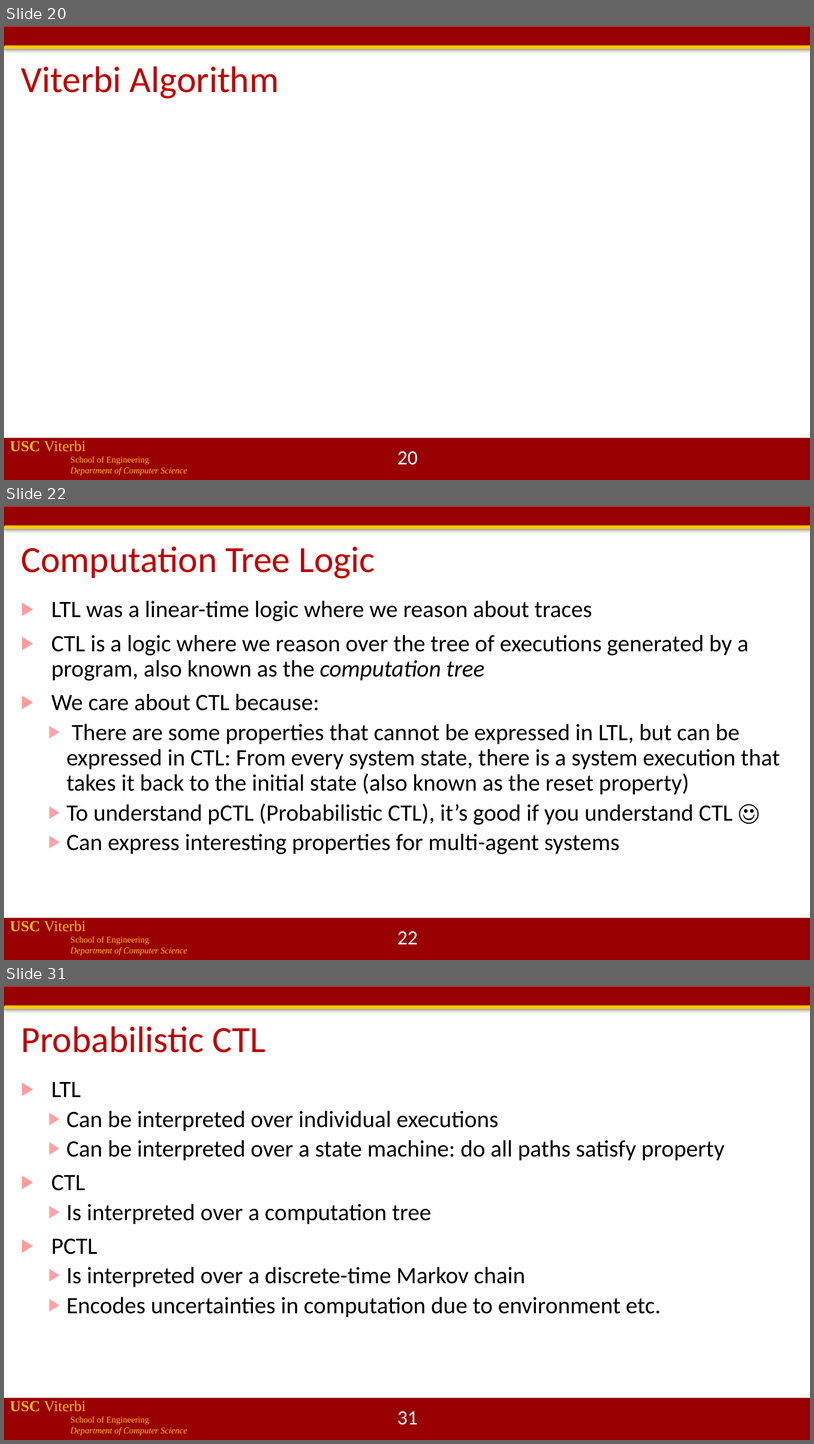
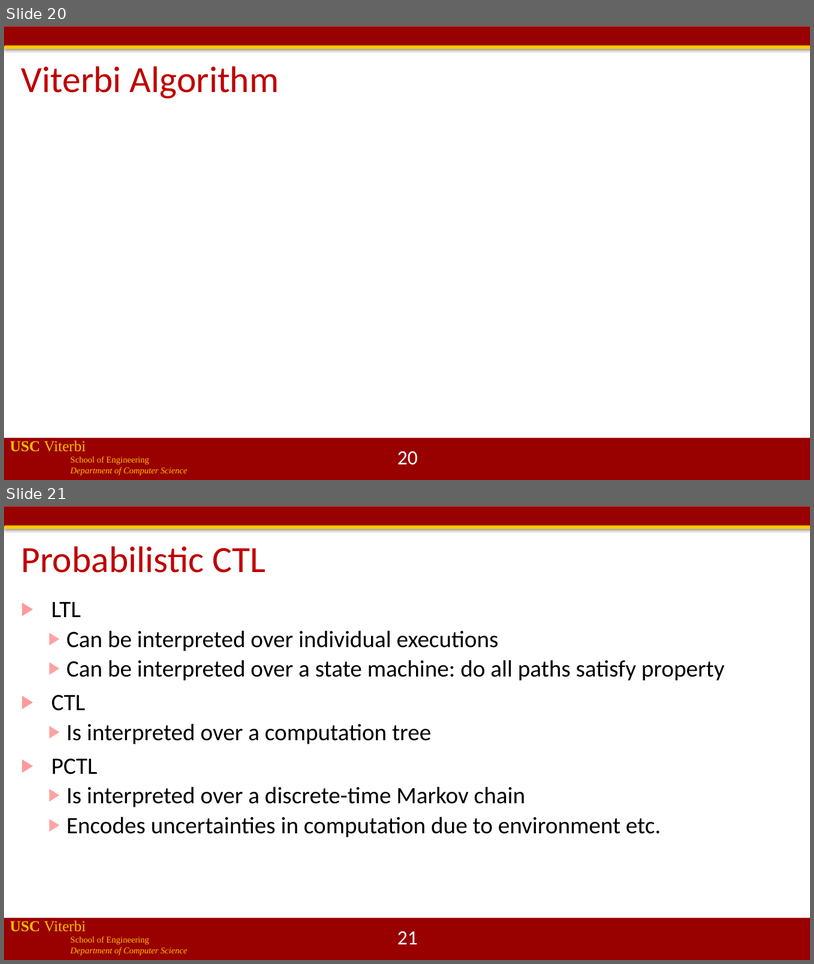
Before and after one commit to jdeshmukh/jdeshmukh.github.io, a slide deck: teaching/cs513slides/lecture9-Probabilistic-Models.pptx. Shown one above the other, each under a label of ours: slides 20, 22 and 31 before the commit, slides 20 and 21 after it; the slides between them are not shown. The pictures are 814x1444 and 814x964 pixels, drawn with LibreOffice and Linux fonts; fonts in the diff are those of the drawing; grey boxes stand for pictures; background and template pictures are left out. Boxes give left, top, right and bottom in pixels: in the first picture for what was removed or moved away, otherwise in the second. Text is boxed around its words. In the diff, an @@ line names an element or a change of style, - is before the commit and + after.

```diff
--- a/teaching/cs513slides/lecture9-Probabilistic-Models.pptx
+++ b/teaching/cs513slides/lecture9-Probabilistic-Models.pptx
@@ slide 22 removed at (4,506,810,960), background #FFFFFF; not listed: 4 template elements that a slide beside it also shows @@
@@ title removed at (21,546,375,579) @@
-Computation Tree Logic
@@ text removed at (51,600,780,854) @@
-▶ LTL was a linear-time logic where we reason about traces
-▶ CTL is a logic where we reason over the tree of executions generated by a program, also known as the computation tree
-▶ We care about CTL because:
-  ▶ There are some properties that cannot be expressed in LTL, but can be expressed in CTL: From every system state, there is a system execution that takes it back to the initial state (also known as the reset property)
-  ▶ To understand pCTL (Probabilistic CTL), it’s good if you understand CTL ☺
-  ▶ Can express interesting properties for multi-agent systems
@@ page number removed at (398,931,418,944) @@
-22
@@ what was slide 31 is now slide 21 @@
@@ page number at (398,931,418,944): text changed @@
-31
+21
```
Also in this commit, not shown: 4 slides changed, 9 other slides removed.
